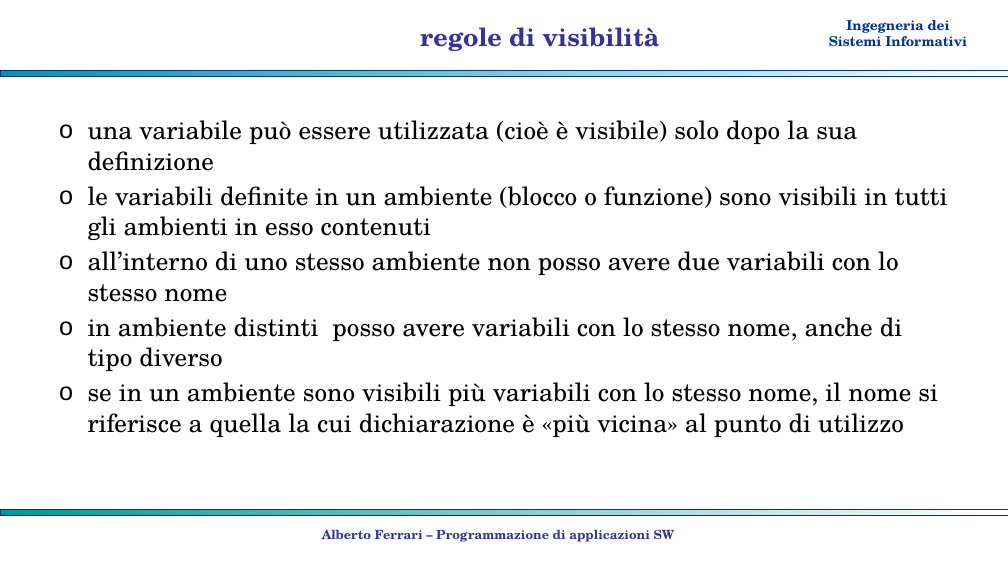
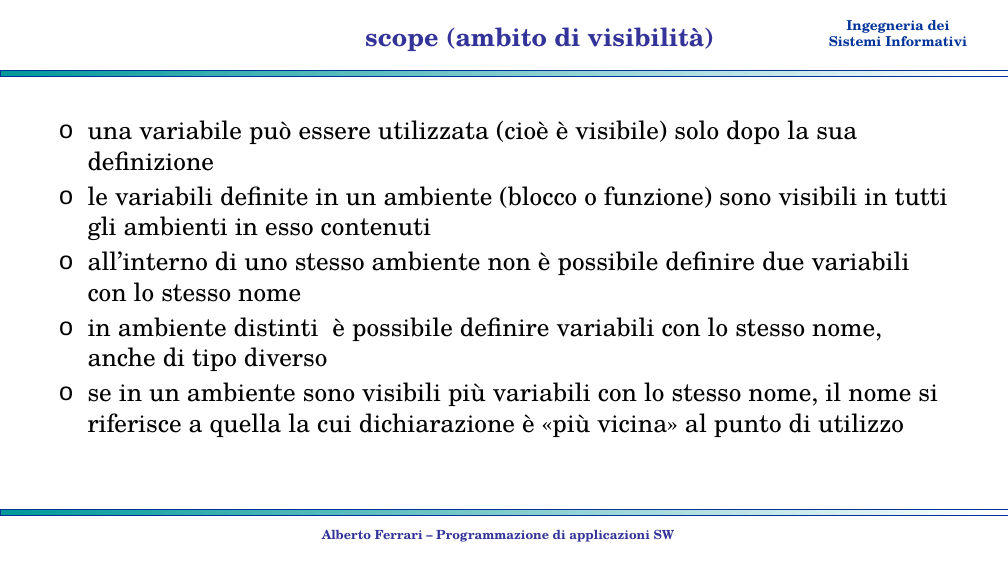
Before and after one commit to albertoferrari/pasw, a slide deck: slide 3 of lezioni/PASW03a - C++ tipi di dato.pptx. Drawn at 1008x567 pixels with LibreOffice and Linux fonts; fonts in the diff are those of the drawing; background and template pictures are left out. Boxes give left, top, right and bottom in pixels: in the first picture for what was removed or moved away, otherwise in the second. Text is boxed around its words. In the diff, an @@ line names an element or a change of style, - is before the commit and + after.

```diff
--- a/lezioni/PASW03a - C++ tipi di dato.pptx
+++ b/lezioni/PASW03a - C++ tipi di dato.pptx
@@ title at <box>365,27,714,51</box>: text changed @@
-regole di visibilità
+scope (ambito di visibilità)
@@ text at <box>88,251,910,371</box>: text changed @@
-o all’interno di uno stesso ambiente non posso avere due variabili con lo stesso nome
-o in ambiente distinti posso avere variabili con lo stesso nome, anche di tipo diverso
+o all’interno di uno stesso ambiente non è possibile definire due variabili con lo stesso nome
+o in ambiente distinti è possibile definire variabili con lo stesso nome, anche di tipo diverso
```
Also in this commit, not shown: 3 slides added, 1 other file.
